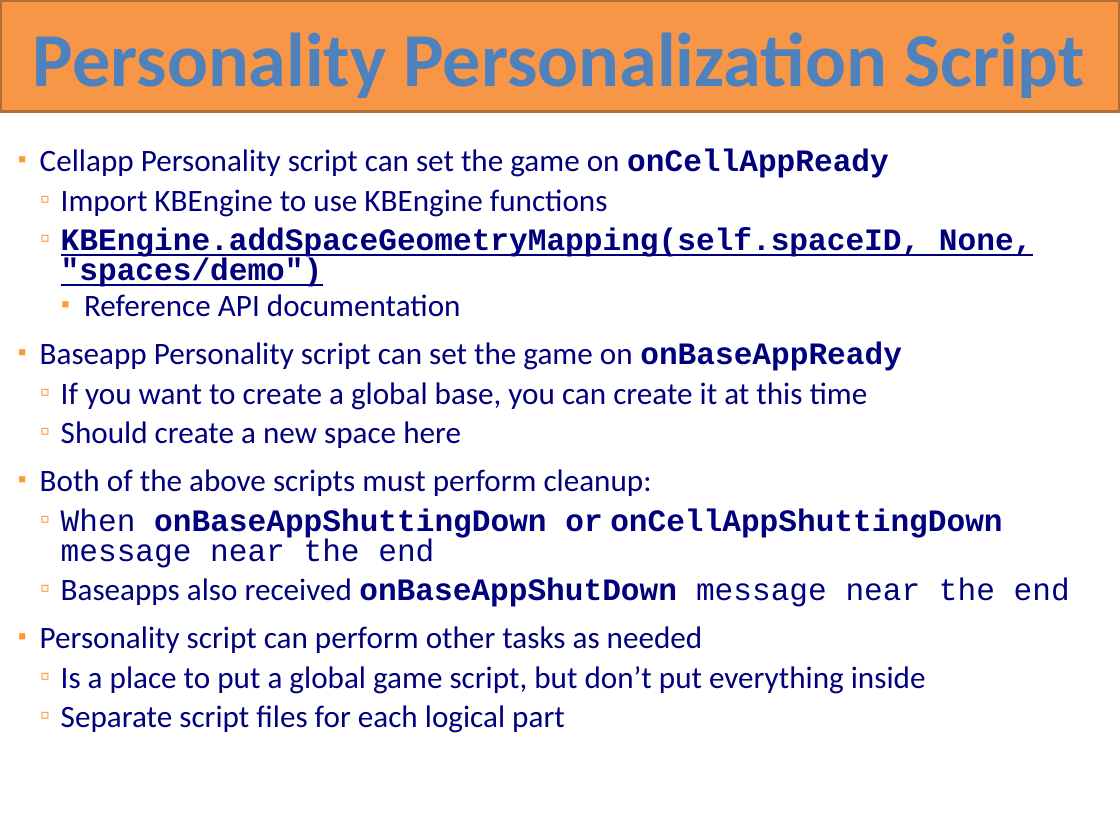
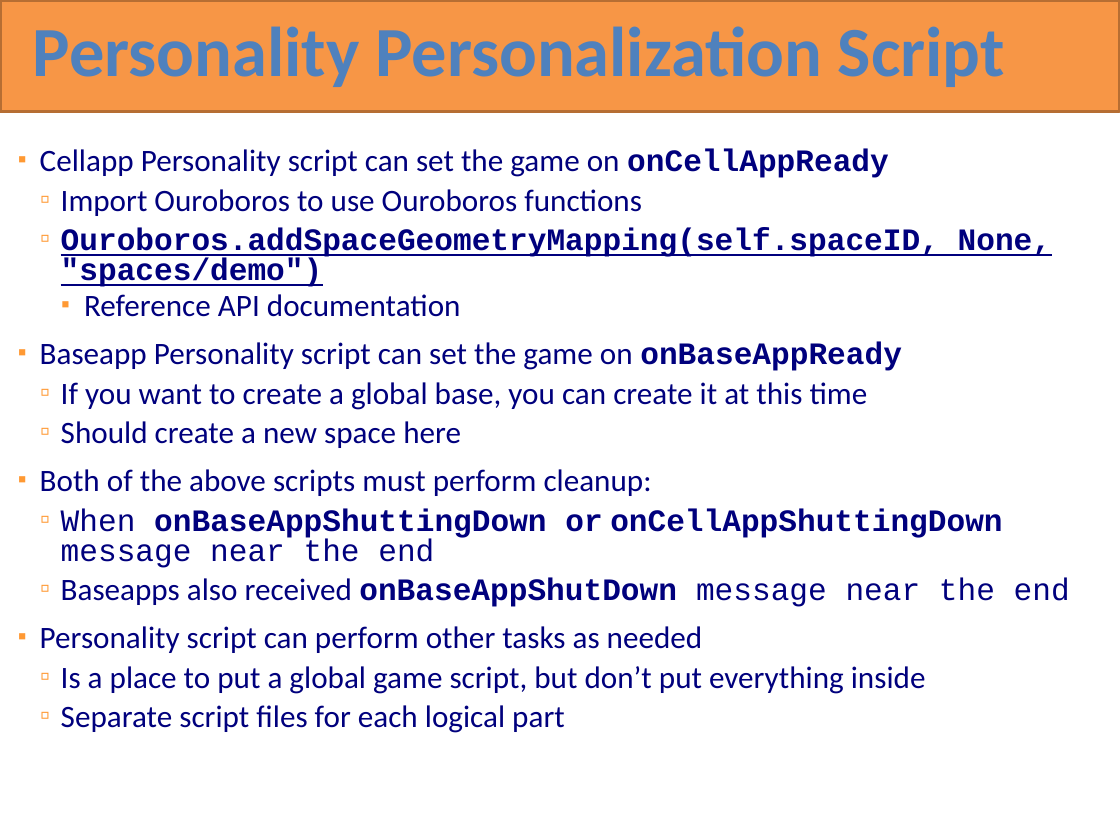
Before and after one commit to RottenVisions/ouroboros, a slide deck: slide 104 of docs/Ouroboros overview(en).pptx. Drawn at 1120x840 pixels with LibreOffice and Linux fonts; fonts in the diff are those of the drawing. Boxes give left, top, right and bottom in pixels: in the first picture for what was removed or moved away, otherwise in the second. Text is boxed around its words. In the diff, an @@ line names an element or a change of style, - is before the commit and + after.

```diff
--- a/docs/Ouroboros overview(en).pptx
+++ b/docs/Ouroboros overview(en).pptx
@@ text "Personality Personalization Script" at bbox=[33, 26, 1005, 87]: size 49 to 45.3 pt; line spacing 1 to 0.8 @@
@@ text at bbox=[61, 189, 1051, 287]: text changed @@
-  ▫ Import KBEngine to use KBEngine functions
-  ▫ KBEngine.addSpaceGeometryMapping(self.spaceID, None, "spaces/demo")
+  ▫ Import Ouroboros to use Ouroboros functions
+  ▫ Ouroboros.addSpaceGeometryMapping(self.spaceID, None, "spaces/demo")
```
Also in this commit, not shown: 112 other slides changed, 2 other files.
